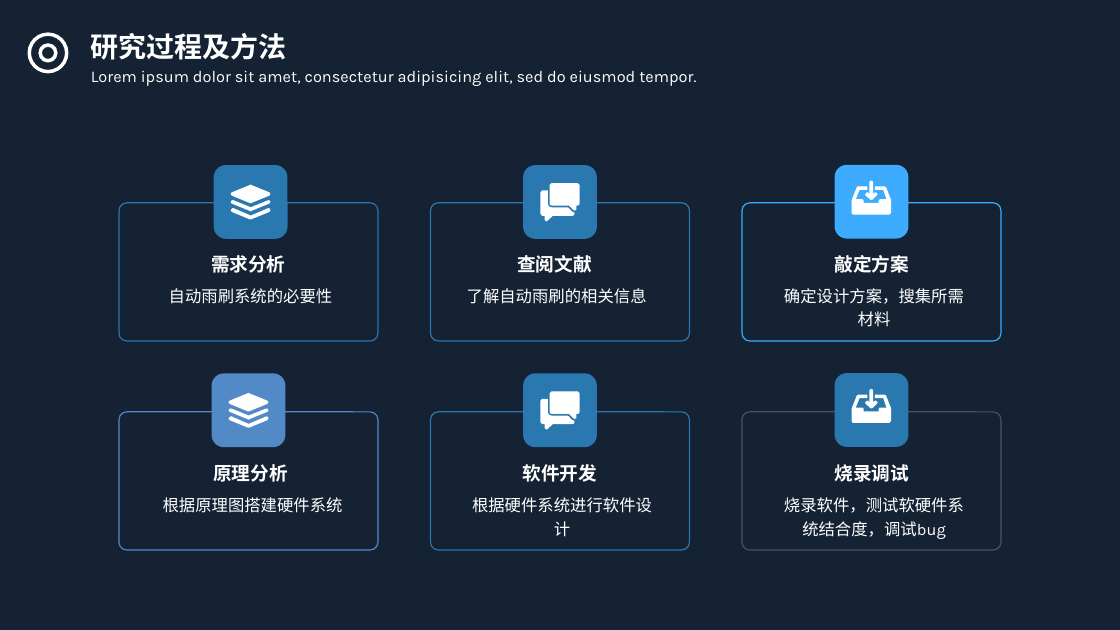
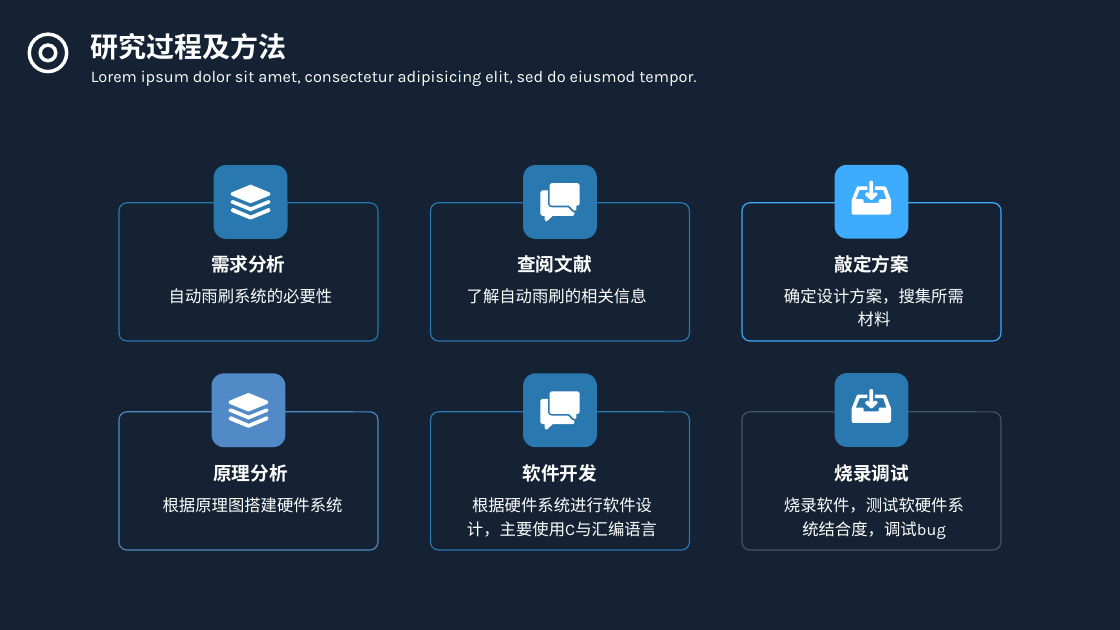
Before and after one commit to nophi-iryden/20151104826-jiaxin, a slide deck: slide 6 of 毕业设计/20151104826-贾鑫-开题报告.pptx. Drawn at 1120x630 pixels with LibreOffice and Linux fonts; fonts in the diff are those of the drawing. Boxes give left, top, right and bottom in pixels: in the first picture for what was removed or moved away, otherwise in the second. Text is boxed around its words. In the diff, an @@ line names an element or a change of style, - is before the commit and + after.

Commit message:
Update 毕业设计/20151104826-贾鑫-开题报告.pptx
1.0

```diff
--- a/毕业设计/20151104826-贾鑫-开题报告.pptx
+++ b/毕业设计/20151104826-贾鑫-开题报告.pptx
@@ text at <box>467,497,657,537</box>: text changed @@
-根据硬件系统进行软件设计
+根据硬件系统进行软件设计，主要使用C与汇编语言
```
Also in this commit, not shown: 2 other slides changed, 1 slide added, 1 slide removed.
